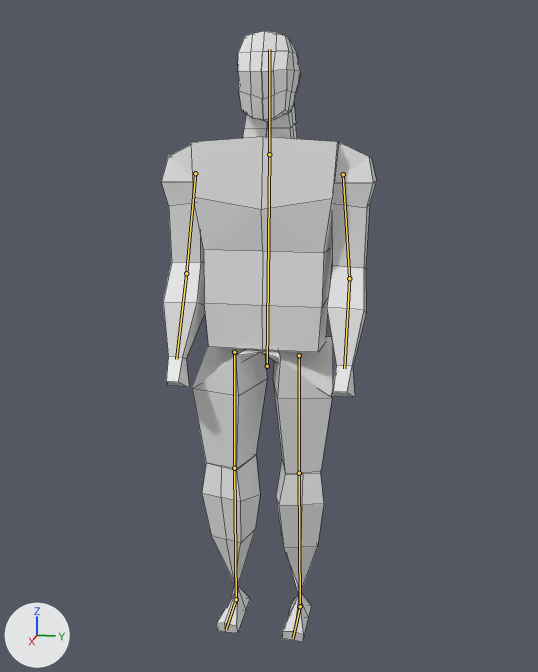
One commit to the Blender file lowpolycharacter.blend: the scene before it, then after it.
One viewpoint serves both versions: a camera (50 mm lens) standing at (1.978, 0.4, 1.37) and looking at (0.017, 0.008, 0.88). Every picture has the same lights, and +X, +Y and +Z are marked at lower left. The bones that bend it are drawn over the model as lines. Mesh edges are drawn as thin lines.
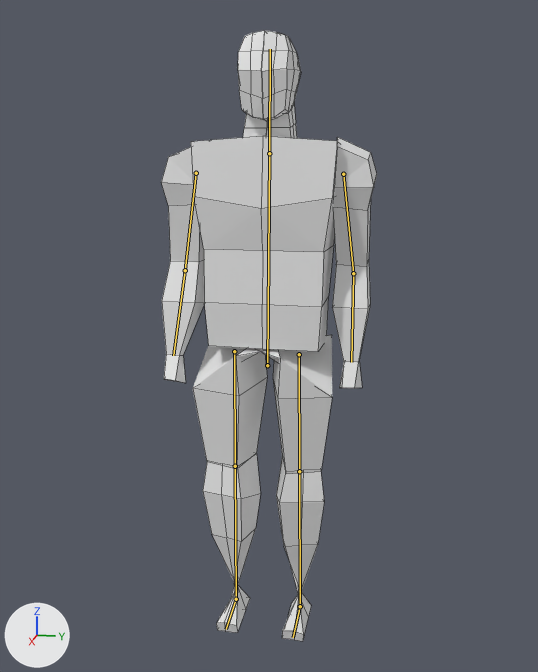
The newer file adds an action. The first version stands in its rest pose; the second is drawn at frame 1 of the action 'idle_loop'.

Scene script edits in JSON lines:
```json
{"block": "bone_body", "where": "bone_body = bpy.data.objects['Armature'].pose.bones['Body']"}
{"op": "set", "path": "bone_body.location", "old": "(0.0, 0.0, 0.0)", "new": "(-0.001, 0.002, 0.0)"}
{"block": "bone_upper_arm_l", "where": "bone_upper_arm_l = bpy.data.objects['Armature'].pose.bones['Upper Arm.L']  # child of 'Body'"}
{"op": "set", "path": "bone_upper_arm_l.rotation_quaternion", "old": "(1.0, 0.0, 0.0, 0.0)", "new": "(0.994, 0.006, 0.011, 0.112)", "note": "degrees (0, 0, 0) -> degrees (1, 1, 13)"}
{"block": "bone_upper_arm_r", "where": "bone_upper_arm_r = bpy.data.objects['Armature'].pose.bones['Upper Arm.R']  # child of 'Body'"}
{"op": "set", "path": "bone_upper_arm_r.rotation_quaternion", "old": "(1.0, 0.0, 0.0, 0.0)", "new": "(0.998, -0.027, -0.007, 0.062)", "note": "degrees (0, 0, 0) -> degrees (-3, -1, 7)"}
```

What differs and where, as boxes (x1, y1, x2, y2) in the pictures (538 x 672 px):
```json
{"object": "Mesh", "change": "posed", "before": [161, 31, 377, 642], "after": [161, 30, 377, 641]}
{"bone": "Body", "before": "(267, 366) to (269, 154)", "after": "(267, 365) to (269, 153)"}
{"bone": "Upper Arm.L", "before": "(343, 174) to (349, 278)", "after": "(343, 174) to (353, 273)"}
{"bone": "Upper Arm.R", "before": "(195, 173) to (186, 273)", "after": "(196, 173) to (185, 270)"}
```
